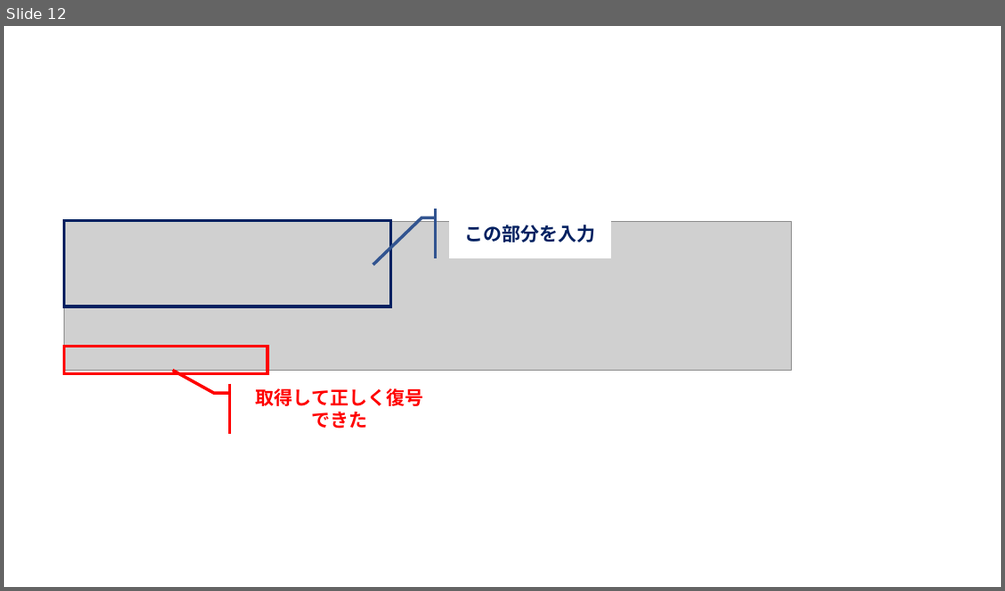
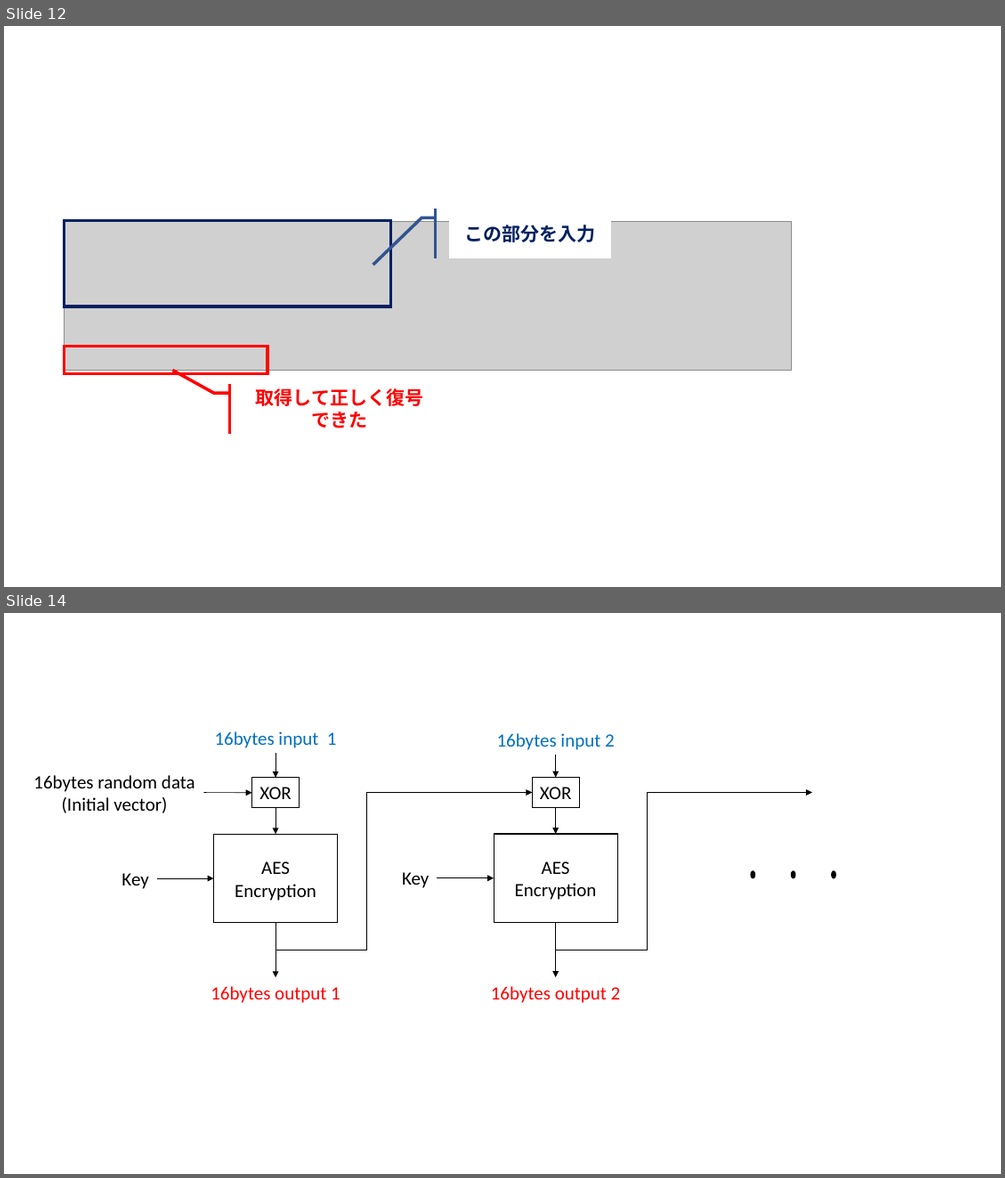
Before and after one commit to junkurihara/class-e2e_security_js, a slide deck: slides/Figs/images.pptx. Shown one above the other, each under a label of ours: slide 12 before the commit, slides 12 and 14 after it; the slides between them are not shown. The pictures are 1005x591 and 1005x1178 pixels, drawn with LibreOffice and Linux fonts; fonts in the diff are those of the drawing; grey boxes stand for pictures. Boxes give left, top, right and bottom in pixels: in the first picture for what was removed or moved away, otherwise in the second. Text is boxed around its words. In the diff, an @@ line names an element or a change of style, - is before the commit and + after.

Commit message:
updated slides

```diff
--- a/slides/Figs/images.pptx
+++ b/slides/Figs/images.pptx
@@ slide 14 added at <box>4,613,1001,1174</box>, background #FFFFFF @@
@@ text added at <box>215,731,337,748</box>, 18 pt, text #0070C0 @@
+16bytes input 1
@@ text added at <box>497,733,615,750</box>, 18 pt, text #0070C0 @@
+16bytes input 2
@@ arrow added from (275, 753) to (275, 778), #000000 0.5 pt @@
@@ arrow added from (556, 755) to (556, 778), #000000 0.5 pt @@
@@ text added at <box>33,775,195,813</box>, 18 pt, text #000000 @@
+16bytes random data
+(Initial vector)
@@ arrow added from (203, 793) to (252, 793), #000000 0.5 pt @@
@@ rectangle added at <box>252,778,299,807</box>, outline #000000 0.75 pt, 18 pt, text #000000 @@
+XOR
@@ elbow arrow added from (275, 949) to (532, 793), #000000 0.5 pt @@
@@ rectangle added at <box>532,778,579,807</box>, outline #000000 0.75 pt, 18 pt, text #000000 @@
+XOR
@@ elbow arrow added from (556, 949) to (812, 793), #000000 0.5 pt @@
@@ arrow added from (275, 807) to (275, 835), #000000 0.5 pt @@
@@ arrow added from (556, 807) to (556, 834), #000000 0.5 pt @@
@@ rectangle added at <box>213,835,338,923</box>, outline #000000 1 pt, 18 pt, text #000000 @@
+AES
+Encryption
@@ rectangle added at <box>494,834,618,922</box>, outline #000000 1 pt, 18 pt, text #000000 @@
+AES
+Encryption
@@ text added at <box>121,873,148,889</box>, 18 pt, text #000000 @@
+Key
@@ arrow added from (157, 878) to (213, 878), #000000 0.5 pt @@
@@ text added at <box>402,872,429,888</box>, 18 pt, text #000000 @@
+Key
@@ arrow added from (437, 878) to (494, 878), #000000 0.5 pt @@
@@ ellipse added at <box>751,871,755,877</box>, fill #000000, outline #000000 1 pt @@
@@ ellipse added at <box>792,871,795,877</box>, fill #000000, outline #000000 1 pt @@
@@ ellipse added at <box>832,871,835,877</box>, fill #000000, outline #000000 1 pt @@
@@ arrow added from (275, 923) to (275, 977), #000000 0.5 pt @@
@@ arrow added from (556, 923) to (556, 977), #000000 0.5 pt @@
@@ text added at <box>210,986,340,1003</box>, 18 pt, text #FF0000 @@
+16bytes output 1
@@ text added at <box>491,986,621,1003</box>, 18 pt, text #FF0000 @@
+16bytes output 2
```
Also in this commit, not shown: 1 other slide added, 3 other files.
